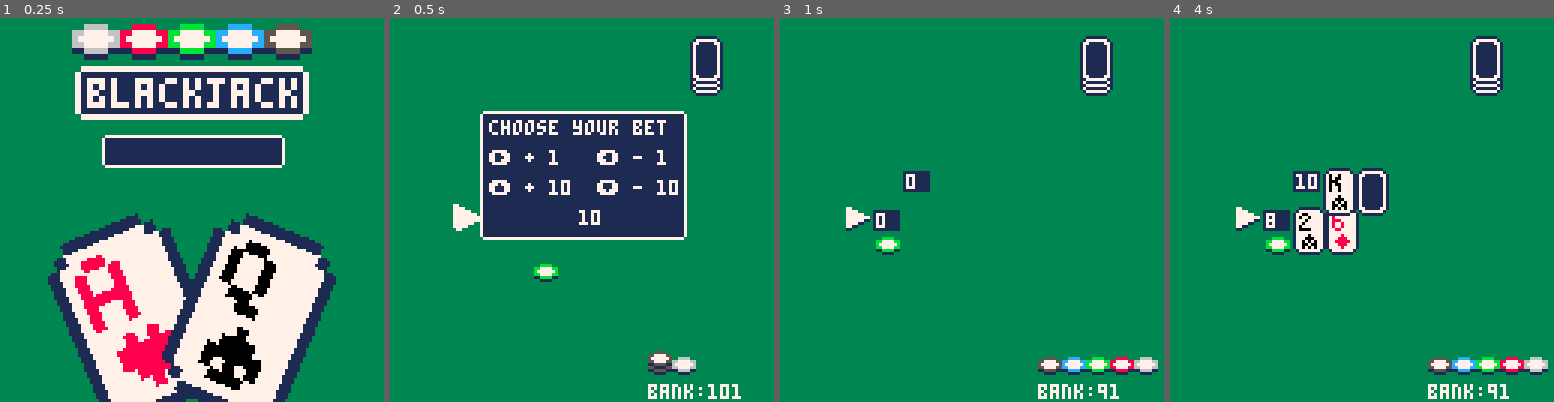
Above: before the commit, frames 1-4 (left to right).
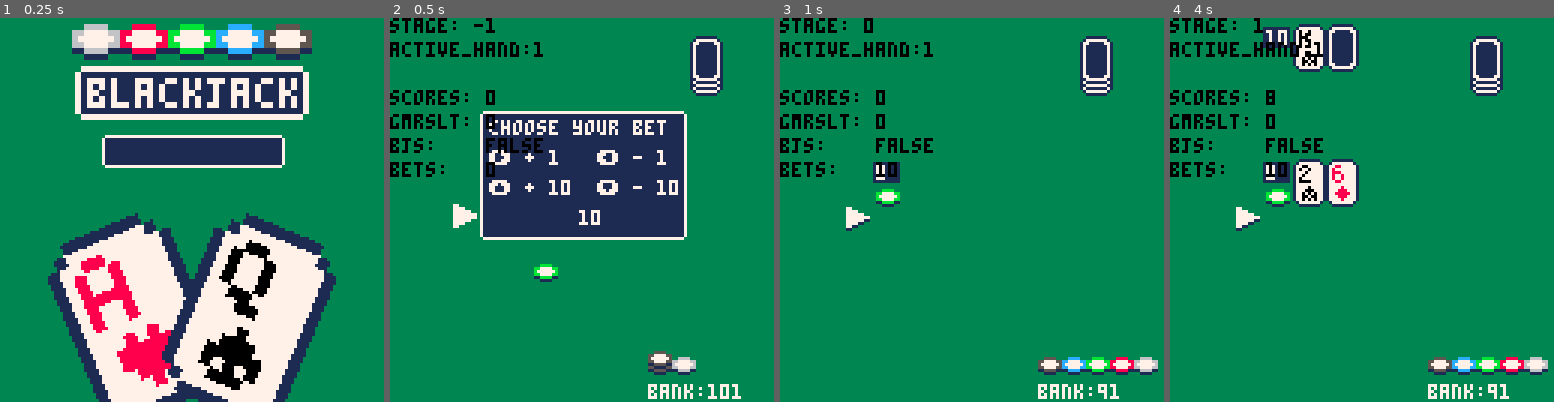
Above: after the commit, the same moments.

Repository: UA-koval/blackjack-pico-8
Game: PICO-8 cartridge blackjack.p8
Two runs of this game, one before a commit and one after it. Both use one fixed random seed, a clock stepped at 60 frames per second and the inputs below.
Inputs:
- Up to frame 1 (0.25 s): no input
- Up to frame 2 (0.5 s): tap X (X key) at 0.33 s
- Up to frame 3 (1 s): tap O (Z key) at 0.7 s
- Up to frame 4 (4 s): tap X (X key) at 1.07, 1.85, 2.97 s; hold Right 1.6-2.1 s; tap O (Z key) every 0.4 s from 1.7 to 3.7 s; hold Up 2.15-2.42 s; hold Right 2.47-3.03 s; hold Left 3.08-3.58 s; hold Down 3.63-3.97 s

Frame 1 is identical in both runs. In frame 2, 2.8% of the frame differs, in the area x 0-40%, y 0-56%; in frame 3, 4.3%; in frame 4, 11%, in the area x 0-58%, y 0-62%.

Commit message:
Progress

Diff:
--- a/blackjack.p8
+++ b/blackjack.p8
@@ -5,11 +5,16 @@
 -- by koval
 
 -- todo:
--- -hide dealer's counter
---  until it is needed
 --
 -- -draw cursor on active
---  hand
+--  hand, wrong placement
+--
+-- bug: splits always show draw,
+--      and act as a loss
+--
+-- cause: if dealer overdraws,
+--        game result does not
+--        calculate at all
 --
 
 -- - attempt refactoring to
@@ -33,8 +38,8 @@
 item=0 item_lim=4
 
 -- objects coords
-dealerx=50 dealery=50
-handx=30   handy=47
+dealerx=40 dealery=2
+handx=30   handy=31
 deckx=100  decky=10
 betx=64    bety =100
 bankx=78  banky=115
@@ -53,7 +58,7 @@
 tempbet = 10
 text_on=false
 
-debug=false
+debug=true
 -->8
 -- game logic functions
 function reset_game()
@@ -297,11 +302,16 @@
  rectfill(handx+1,(handy+1)+n*16,handx+9,(handy+7)+n*16,1)
 	print(count_score(hand),handx+2,(handy+2)+n*16,7)
 end
+-- active hand cursor
+if stage!=-1 then
 spr(23+cursor_anim_frame,22,47+active_hand*16)
+end
 
 -- dealer counter
+if stage>0 then
 rectfill(dealerx-9,dealery+1,dealerx-1,dealery+7,1)
 print(count_score(dealer),dealerx-8,dealery+2,7)
+end
 
 print("bank:"..bank,86,122)
 
@@ -317,7 +327,8 @@
 
 -- debug prints
 if debug then
-print(stage,0,0,7)
+pal(7,0)
+print("stage: "..stage,0,0,7)
 print("active_hand:"..active_hand,0,8,7)
 print("scores:",0,24,7)
 print("gmrslt:",0,32,7)
@@ -330,6 +341,7 @@
  print(blackjacks[n],16+n*16,40,7)
  print(bets[n],16+n*16,48,7)
 end
+pal()
 end -- debug
 
 end
